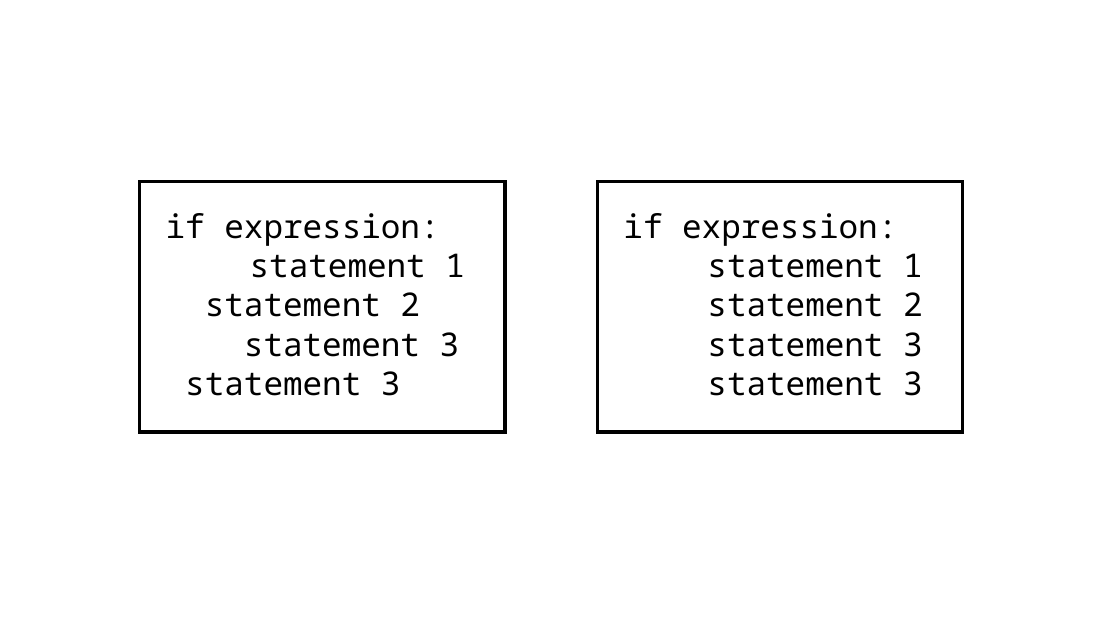
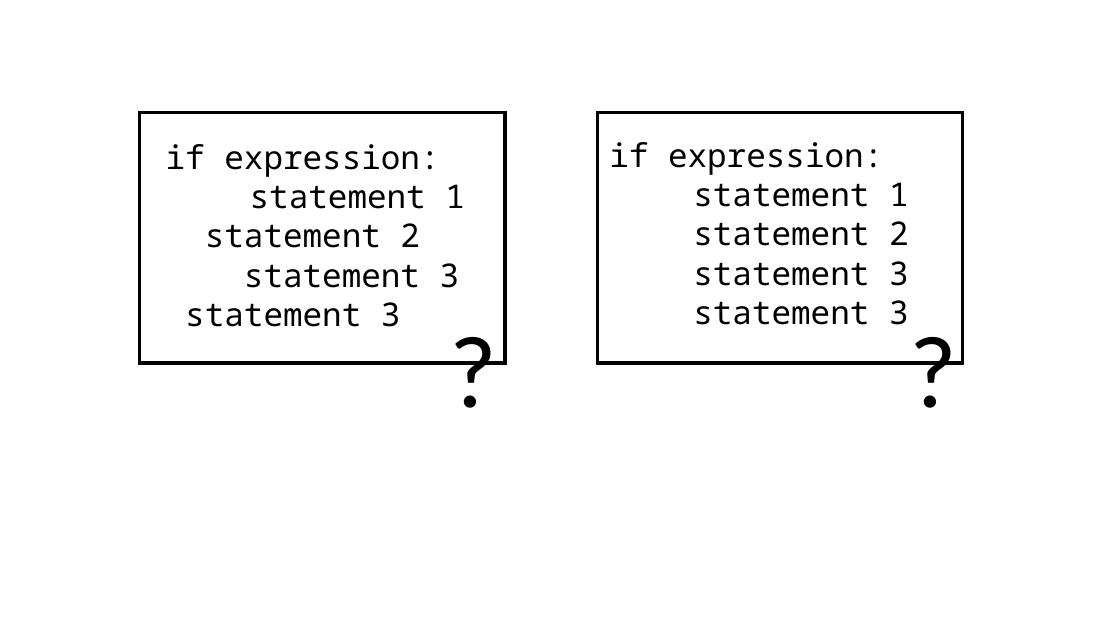
Before and after one commit to Vjumpkung/LetMeTiredPython, a slide deck: slide 6 of slide.pptx (slide 5 before the commit). Drawn at 1120x630 pixels with LibreOffice and Linux fonts; fonts in the diff are those of the drawing; background and template pictures are left out. Boxes give left, top, right and bottom in pixels: in the first picture for what was removed or moved away, otherwise in the second. Text is boxed around its words. In the diff, an @@ line names an element or a change of style, - is before the commit and + after.

```diff
--- a/slide.pptx
+++ b/slide.pptx
@@ 2 rectangles, 1 text: place and size @@
-2 rectangles, 1 text at box(139, 181, 963, 432)
+2 rectangles, 1 text at box(139, 113, 963, 363)
@@ text "if expression:": place and size @@
-text "if expression:" at box(623, 213, 923, 396)
+text "if expression:" at box(609, 142, 909, 325)
@@ text added at box(442, 301, 507, 434), 88 pt, text #000000 @@
+?
@@ text added at box(902, 301, 966, 434), 88 pt, text #000000 @@
+?
```
Also in this commit, not shown: 16 other slides changed, 5 slides added.
